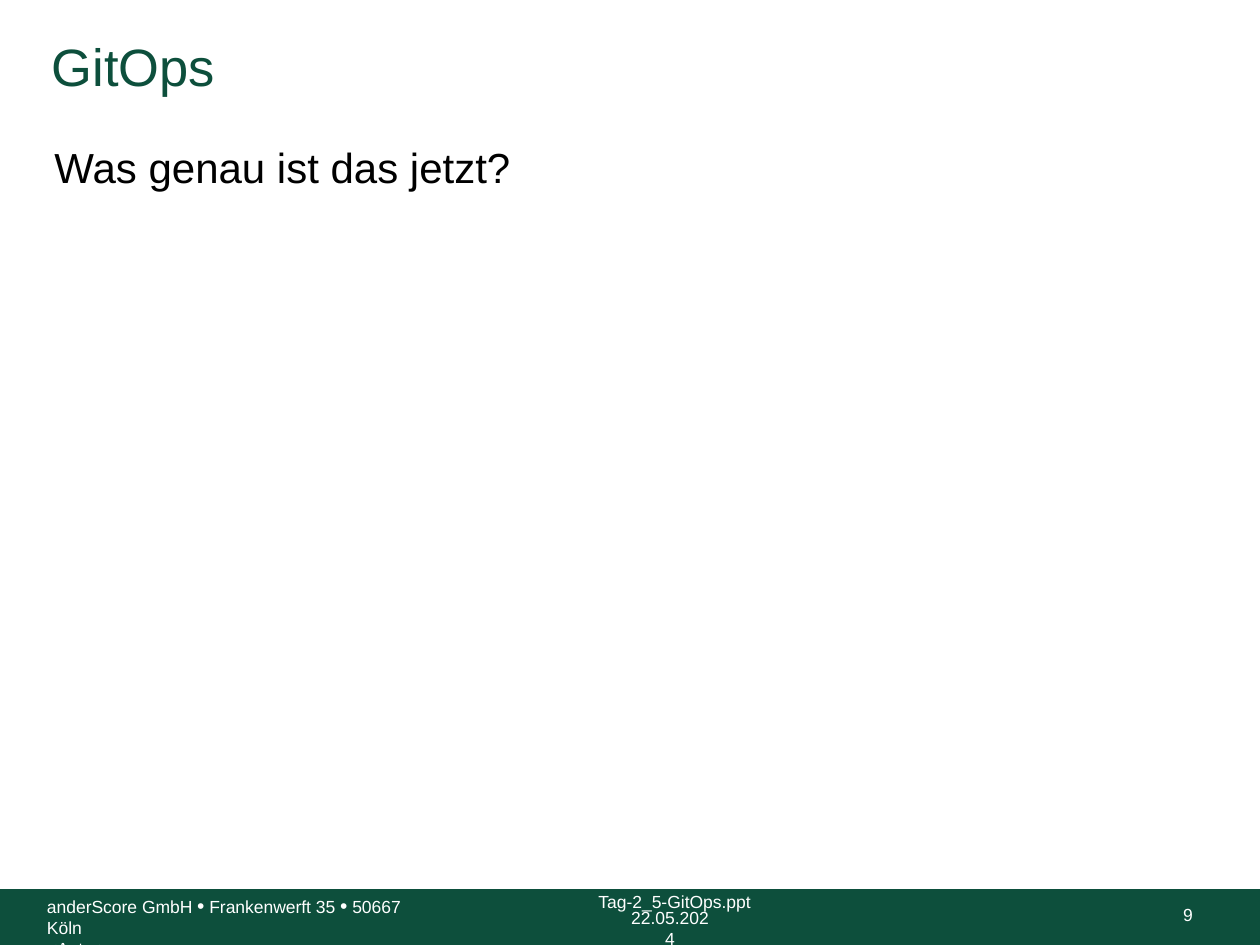
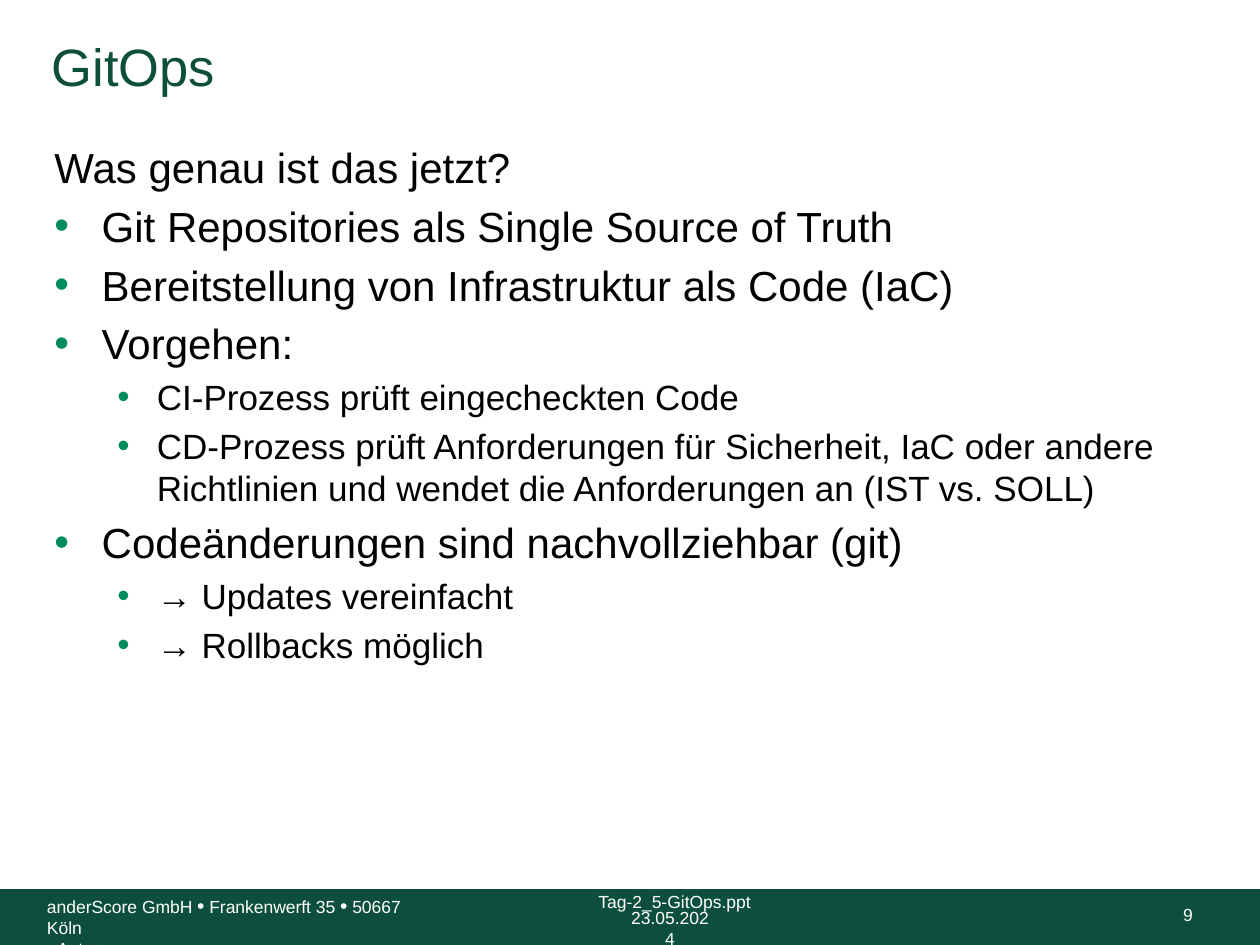
Before and after one commit to anderscore-gmbh/gitlab, a slide deck: slide 9 of slides/Tag-2_5-GitOps.pptx. Drawn at 1260x945 pixels with LibreOffice and Linux fonts; fonts in the diff are those of the drawing; background and template pictures are left out. Boxes give left, top, right and bottom in pixels: in the first picture for what was removed or moved away, otherwise in the second. Text is boxed around its words. In the diff, an @@ line names an element or a change of style, - is before the commit and + after.

```diff
--- a/slides/Tag-2_5-GitOps.pptx
+++ b/slides/Tag-2_5-GitOps.pptx
@@ text at [102,211,1154,664]: paragraphs added @@
+• Git Repositories als Single Source of Truth
+• Bereitstellung von Infrastruktur als Code (IaC)
+• Vorgehen:
+  • CI-Prozess prüft eingecheckten Code
+  • CD-Prozess prüft Anforderungen für Sicherheit, IaC oder andere Richtlinien und wendet die Anforderungen an (IST vs. SOLL)
+• Codeänderungen sind nachvollziehbar (git)
+  • → Updates vereinfacht
+  • → Rollbacks möglich
@@ text at [631,911,709,924]: text changed @@
-22.05.2024
+23.05.2024
```
Also in this commit, not shown: 9 other slides changed, 2 slides added, 2 slides removed, 1 other file.
